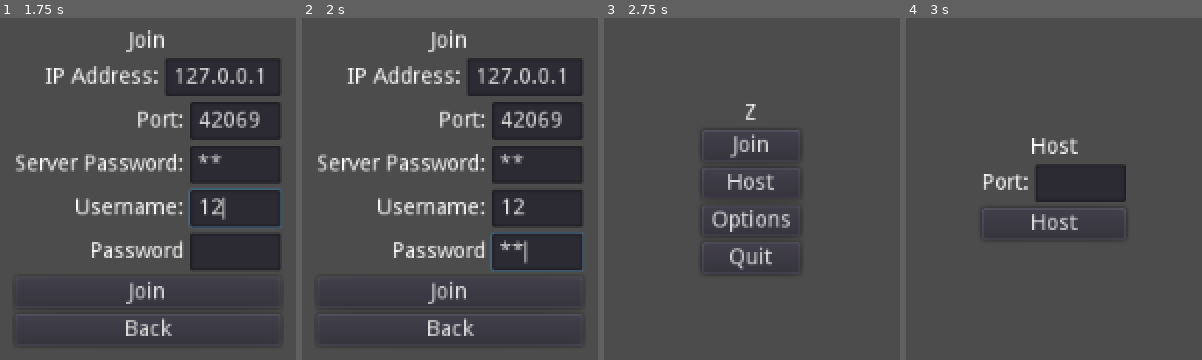
Above: before the commit, frames 1-4 (left to right).
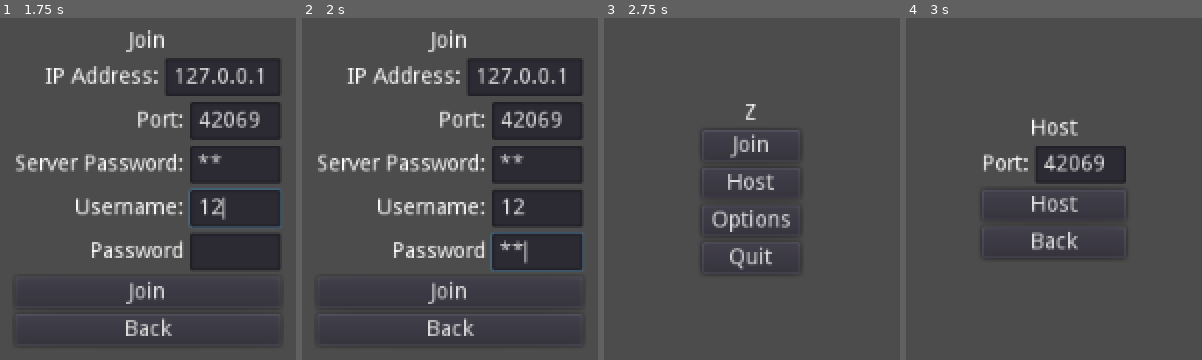
Above: after the commit, the same moments.

Repository: paperweights/z
Game: Godot game, scene res://menu/menu.tscn
The game is run twice, just before and just after one commit, with the same random seed, the same clock (stepped at 60 frames per second) and the same inputs.
Inputs (mouse positions are in pixels of both pictures, inside the frame that each line leads up to):
- Up to frame 1 (1.75 s): click "Join" at 0.5 s; click (236, 165) at 1.27 s; type "12" at 1.35 s; click (236, 209) at 1.5 s; type "12" at 1.58 s; click (236, 250) at 1.73 s
- Up to frame 2 (2 s): type "12" at 1.82 s
- Up to frame 3 (2.75 s): click "Back" at 2 s
- Up to frame 4 (3 s): click "Host" at 2.75 s

Frames 1-3 are identical in both runs. In frame 4, 5.2% of the frame differs, in the area x 26-75%, y 29-68%.

Commit message:
implemented host menu

Diff:
--- /dev/null
+++ b/menu/host_menu.gd
@@ -0,0 +1,41 @@
+class_name HostMenu
+extends Menu
+
+export(NodePath) var _main_menu_node
+
+var _port: int = 42069
+
+onready var _main_menu: CenterContainer = get_node(_main_menu_node)
+onready var _host_button: Button = $VBoxContainer/Host
+
+
+func _ready():
+	$VBoxContainer/Port/LineEdit.text = str(_port)
+	return
+
+
+func _on_host_pressed():
+	print('Hosting game')
+	# disable all inputs while setting up host
+	$VBoxContainer/Port/LineEdit.editable = false
+	_host_button.disabled = true
+	$VBoxContainer/Back.disabled = true
+	return
+
+
+func _update_host():
+	var disabled = false
+	if _port > PortLine.MAX_PORT or _port < PortLine.MIN_PORT:
+		disabled = true
+	_host_button.disabled = disabled
+	return
+
+
+func _on_LineEdit_changed(new_text: String):
+	_port = int(new_text)
+	_update_host()
+	return
+
+
+func _on_Back_pressed():
+	_switch_menu(_main_menu)
--- a/menu/join_menu.gd
+++ b/menu/join_menu.gd
@@ -34,7 +34,7 @@
 
 
 func _on_Back_pressed():
-	switch_menu(_main_menu)
+	_switch_menu(_main_menu)
 	return
 
 
--- a/menu/main_menu.gd
+++ b/menu/main_menu.gd
@@ -11,15 +11,15 @@
 
 
 func _on_Join_pressed():
-	switch_menu(_join_menu)
+	_switch_menu(_join_menu)
 
 
 func _on_Host_pressed():
-	switch_menu(_host_menu)
+	_switch_menu(_host_menu)
 
 
 func _on_Options_pressed():
-	switch_menu(_options_menu)
+	_switch_menu(_options_menu)
 
 
 func _on_Quit_pressed():
--- a/menu/menu.gd
+++ b/menu/menu.gd
@@ -2,7 +2,7 @@
 extends CenterContainer
 
 
-func switch_menu(menu: CenterContainer):
+func _switch_menu(menu: CenterContainer):
 	visible = false
 	menu.visible = true
 	return
--- a/menu/menu.tscn
+++ b/menu/menu.tscn
@@ -1,9 +1,10 @@
-[gd_scene load_steps=5 format=2]
+[gd_scene load_steps=6 format=2]
 
 [ext_resource path="res://menu/main_menu.gd" type="Script" id=1]
 [ext_resource path="res://menu/join_menu.gd" type="Script" id=2]
 [ext_resource path="res://menu/line_edits/ip_address_line.gd" type="Script" id=3]
 [ext_resource path="res://menu/line_edits/port_line.gd" type="Script" id=4]
+[ext_resource path="res://menu/host_menu.gd" type="Script" id=5]
 
 [node name="Menu" type="Control"]
 anchor_right = 1.0
@@ -207,15 +208,17 @@
 visible = false
 anchor_right = 1.0
 anchor_bottom = 1.0
-__meta__ = {
-"_edit_use_anchors_": false
-}
+script = ExtResource( 5 )
+__meta__ = {
+"_edit_use_anchors_": false
+}
+_main_menu_node = NodePath("../MainMenu")
 
 [node name="VBoxContainer" type="VBoxContainer" parent="HostMenu"]
 margin_left = 466.0
-margin_top = 267.0
+margin_top = 255.0
 margin_right = 558.0
-margin_bottom = 333.0
+margin_bottom = 345.0
 __meta__ = {
 "_edit_use_anchors_": false
 }
@@ -244,12 +247,19 @@
 margin_bottom = 24.0
 max_length = 5
 expand_to_text_length = true
+script = ExtResource( 4 )
 
 [node name="Host" type="Button" parent="HostMenu/VBoxContainer"]
 margin_top = 46.0
 margin_right = 92.0
 margin_bottom = 66.0
 text = "Host"
+
+[node name="Back" type="Button" parent="HostMenu/VBoxContainer"]
+margin_top = 70.0
+margin_right = 92.0
+margin_bottom = 90.0
+text = "Back"
 
 [node name="OptionsMenu" type="CenterContainer" parent="."]
 visible = false
@@ -308,3 +318,6 @@
 [connection signal="changed" from="JoinMenu/VBoxContainer/Port/LineEdit" to="JoinMenu" method="_on_port_changed"]
 [connection signal="pressed" from="JoinMenu/VBoxContainer/Join" to="JoinMenu" method="_on_Join_pressed"]
 [connection signal="pressed" from="JoinMenu/VBoxContainer/Back" to="JoinMenu" method="_on_Back_pressed"]
+[connection signal="changed" from="HostMenu/VBoxContainer/Port/LineEdit" to="HostMenu" method="_on_LineEdit_changed"]
+[connection signal="pressed" from="HostMenu/VBoxContainer/Host" to="HostMenu" method="_on_host_pressed"]
+[connection signal="pressed" from="HostMenu/VBoxContainer/Back" to="HostMenu" method="_on_Back_pressed"]
--- a/project.godot
+++ b/project.godot
@@ -9,6 +9,11 @@
 config_version=4
 
 _global_script_classes=[ {
+"base": "Menu",
+"class": "HostMenu",
+"language": "GDScript",
+"path": "res://menu/host_menu.gd"
+}, {
 "base": "Menu",
 "class": "JoinMenu",
 "language": "GDScript",
@@ -35,6 +40,7 @@
 "path": "res://menu/line_edits/valid_line.gd"
 } ]
 _global_script_class_icons={
+"HostMenu": "",
 "JoinMenu": "",
 "MainMenu": "",
 "Menu": "",
